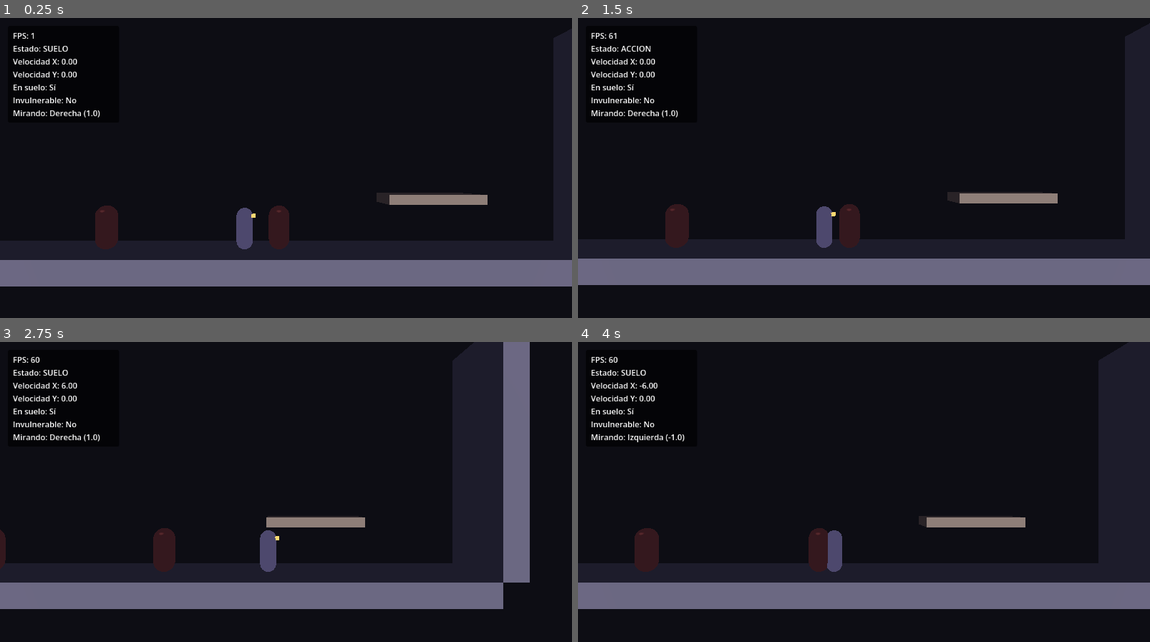
Above: before the commit, frames 1-4 (two rows, left to right).
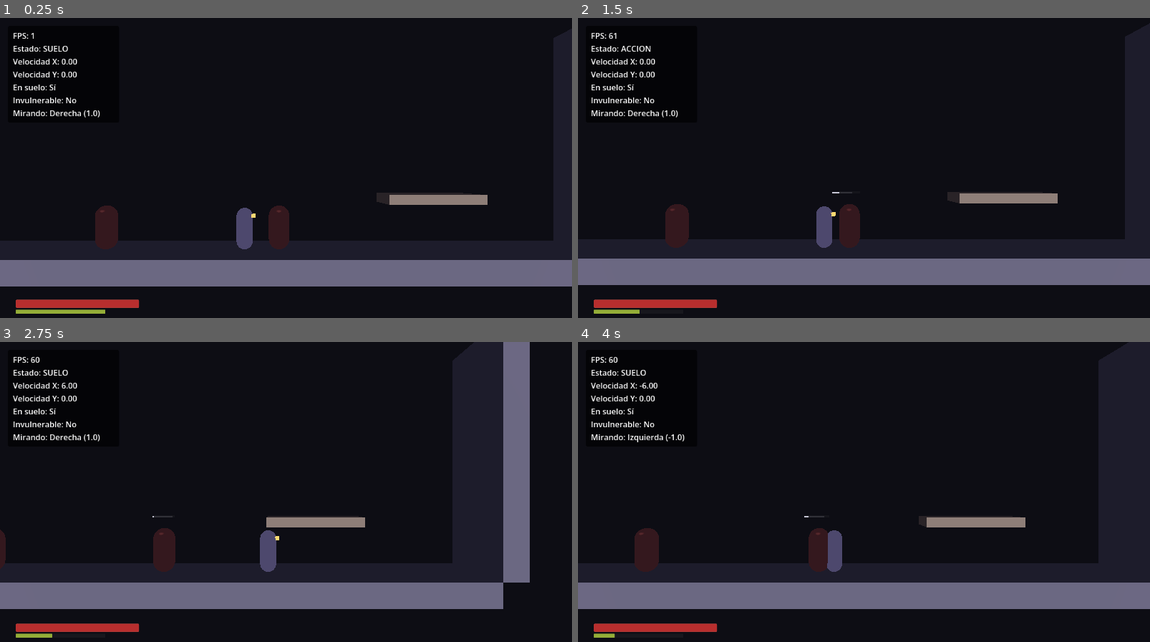
Above: after the commit, the same moments.

Repository: juanjoseorejuela87-cell/UMBRAL-EL-ULTIMO-INTERVALO
Game: Godot game, scene res://scenes/main/main.tscn
The game is run twice, just before and just after one commit, with the same random seed, the same clock (stepped at 60 frames per second) and the same inputs.
Inputs (mouse positions are in pixels of both pictures, inside the frame that each line leads up to):
- Up to frame 1 (0.25 s): no input
- Up to frame 2 (1.5 s): move the mouse to (989, 162) at 0.52 s; hold D (mover_derecha) 0.53-1.28 s; tap J (atacar_ligero) at 0.6 s; click (989, 162) at 0.67 s; tap Space (saltar) at 0.77 s; move the mouse to (749, 195) at 1.27 s; hold S (mover_abajo) from 1.28 s (still down); tap K (atacar_pesado) at 1.35 s
- Up to frame 3 (2.75 s): tap Space (saltar) at 1.52 s; move the mouse to (343, 432) at 2.02 s; release S (mover_abajo) at 2.03 s; hold D (mover_derecha) from 2.03 s (still down); tap Shift (esquivar) at 2.1 s
- Up to frame 4 (4 s): move the mouse to (835, 567) at 2.77 s; release D (mover_derecha) at 2.78 s; hold W (mover_arriba) 2.78-3.53 s; tap E (interactuar) at 2.85 s; click (835, 567) at 2.92 s; tap Space (saltar) at 3.02, 3.77 s; move the mouse to (1035, 552) at 3.52 s; hold A (mover_izquierda) from 3.53 s (still down); tap L at 3.6 s

The runs differ from the first frame. In frame 1, 0.8% of the frame differs, in the area x 2-25%, y 93-99%; in frame 2, 0.7%; in frame 3, 0.7%; in frame 4, 0.7%.

Commit message:
[antigravity] HUD de juego y barra de postura (TAREA-003)

Diff:
--- a/scenes/enemigos/muneco_practica/muneco_practica.tscn
+++ b/scenes/enemigos/muneco_practica/muneco_practica.tscn
@@ -4,6 +4,7 @@
 [ext_resource type="Script" path="res://scripts/core/combate/componente_vida.gd" id="2_vida"]
 [ext_resource type="Script" path="res://scripts/core/combate/componente_postura.gd" id="3_postura"]
 [ext_resource type="Script" path="res://scripts/core/combate/caja_dano.gd" id="4_caja_dano"]
+[ext_resource type="PackedScene" path="res://scenes/ui/barra_postura/barra_postura.tscn" id="5_barra_postura"]
 
 [sub_resource type="CapsuleShape3D" id="CapsuleShape3D_cuerpo"]
 radius = 0.45
@@ -46,3 +47,5 @@
 [node name="FormaDano" type="CollisionShape3D" parent="CajaDano"]
 transform = Transform3D(1, 0, 0, 0, 1, 0, 0, 0, 1, 0, 0.95, 0)
 shape = SubResource("CapsuleShape3D_cuerpo")
+
+[node name="BarraPostura" parent="." instance=ExtResource("5_barra_postura")]
--- a/scenes/niveles/pruebas/sala_combate.tscn
+++ b/scenes/niveles/pruebas/sala_combate.tscn
@@ -4,6 +4,7 @@
 [ext_resource type="Script" path="res://scenes/camara/camara_lateral.gd" id="2_camara"]
 [ext_resource type="PackedScene" path="res://scenes/ui/depuracion/panel_depuracion.tscn" id="3_panel"]
 [ext_resource type="PackedScene" path="res://scenes/enemigos/muneco_practica/muneco_practica.tscn" id="4_muneco"]
+[ext_resource type="PackedScene" path="res://scenes/ui/hud/hud.tscn" id="5_hud"]
 
 [sub_resource type="StandardMaterial3D" id="Mat_piedra"]
 albedo_color = Color(0.34, 0.33, 0.38, 1)
@@ -70,3 +71,6 @@
 
 [node name="PanelDepuracion" parent="." node_paths=PackedStringArray("objetivo") instance=ExtResource("3_panel")]
 objetivo = NodePath("../Nereth")
+
+[node name="HudJuego" parent="." node_paths=PackedStringArray("objetivo") instance=ExtResource("5_hud")]
+objetivo = NodePath("../Nereth")
--- /dev/null
+++ b/scenes/ui/barra_postura/barra_postura.gd
@@ -0,0 +1,87 @@
+class_name BarraPostura
+extends Node3D
+## Barra de postura flotante (billboard) sobre la cabeza de los enemigos.
+
+const COLOR_NORMAL: Color = Color(0.82, 0.82, 0.88, 0.95)
+const COLOR_RUPTURA: Color = Color(0.98, 0.68, 0.15, 1.0)
+const ANCHO_RELLENO: float = 0.86
+
+@export var postura: ComponentePostura
+
+@onready var _fondo: MeshInstance3D = $Fondo
+@onready var _relleno: MeshInstance3D = $Relleno
+
+var _material_relleno: StandardMaterial3D
+var _tween_parpadeo: Tween
+
+
+func _ready() -> void:
+	var mat_orig: Material = _relleno.get_surface_override_material(0)
+	if mat_orig:
+		_material_relleno = mat_orig.duplicate() as StandardMaterial3D
+		_relleno.set_surface_override_material(0, _material_relleno)
+	else:
+		_material_relleno = StandardMaterial3D.new()
+		_material_relleno.shading_mode = BaseMaterial3D.SHADING_MODE_UNSHADED
+		_material_relleno.billboard_mode = BaseMaterial3D.BILLBOARD_ENABLED
+		_material_relleno.transparency = BaseMaterial3D.TRANSPARENCY_ALPHA
+		_material_relleno.albedo_color = COLOR_NORMAL
+		_relleno.set_surface_override_material(0, _material_relleno)
+
+	if not postura and get_parent():
+		postura = get_parent().get_node_or_null("Postura") as ComponentePostura
+
+	if postura:
+		postura.cambiada.connect(_al_cambiar_postura)
+		postura.rota.connect(_al_romper_postura)
+		postura.recuperada.connect(_al_recuperar_postura)
+		_actualizar_visual(postura.actual, postura.maximo)
+	else:
+		visible = false
+
+
+func _al_cambiar_postura(actual: float, maximo: float) -> void:
+	_actualizar_visual(actual, maximo)
+
+
+func _al_romper_postura() -> void:
+	visible = true
+	_detener_parpadeo()
+	_material_relleno.albedo_color = COLOR_RUPTURA
+	_relleno.scale.x = 1.0
+	_relleno.position.x = 0.0
+
+	_tween_parpadeo = create_tween().set_loops()
+	_tween_parpadeo.tween_property(_material_relleno, "albedo_color:a", 0.35, 0.22)
+	_tween_parpadeo.tween_property(_material_relleno, "albedo_color:a", 1.0, 0.22)
+
+
+func _al_recuperar_postura() -> void:
+	_detener_parpadeo()
+	_material_relleno.albedo_color = COLOR_NORMAL
+	if postura:
+		_actualizar_visual(postura.actual, postura.maximo)
+	else:
+		visible = false
+
+
+func _actualizar_visual(actual: float, maximo: float) -> void:
+	var en_ruptura: bool = postura != null and postura.en_ruptura
+	if actual <= 0.0 and not en_ruptura:
+		visible = false
+		return
+
+	visible = true
+	if not en_ruptura:
+		_detener_parpadeo()
+		_material_relleno.albedo_color = COLOR_NORMAL
+		var ratio: float = clampf(actual / maximo, 0.0, 1.0) if maximo > 0.0 else 0.0
+		_relleno.scale.x = ratio
+		_relleno.position.x = -ANCHO_RELLENO * 0.5 * (1.0 - ratio)
+
+
+func _detener_parpadeo() -> void:
+	if _tween_parpadeo and _tween_parpadeo.is_valid():
+		_tween_parpadeo.kill()
+	if _material_relleno:
+		_material_relleno.albedo_color.a = 1.0
--- /dev/null
+++ b/scenes/ui/barra_postura/barra_postura.tscn
@@ -0,0 +1,34 @@
+[gd_scene format=3]
+
+[ext_resource type="Script" path="res://scenes/ui/barra_postura/barra_postura.gd" id="1_script"]
+
+[sub_resource type="QuadMesh" id="QuadMesh_fondo"]
+size = Vector2(0.9, 0.08)
+
+[sub_resource type="StandardMaterial3D" id="Mat_fondo"]
+transparency = 1
+shading_mode = 0
+albedo_color = Color(0.1, 0.1, 0.12, 0.85)
+billboard_mode = 1
+
+[sub_resource type="QuadMesh" id="QuadMesh_relleno"]
+size = Vector2(0.86, 0.05)
+
+[sub_resource type="StandardMaterial3D" id="Mat_relleno"]
+transparency = 1
+shading_mode = 0
+albedo_color = Color(0.82, 0.82, 0.88, 0.95)
+billboard_mode = 1
+
+[node name="BarraPostura" type="Node3D"]
+transform = Transform3D(1, 0, 0, 0, 1, 0, 0, 0, 1, 0, 2.4, 0)
+script = ExtResource("1_script")
+
+[node name="Fondo" type="MeshInstance3D" parent="."]
+mesh = SubResource("QuadMesh_fondo")
+surface_material_override/0 = SubResource("Mat_fondo")
+
+[node name="Relleno" type="MeshInstance3D" parent="."]
+transform = Transform3D(1, 0, 0, 0, 1, 0, 0, 0, 1, 0, 0, 0.005)
+mesh = SubResource("QuadMesh_relleno")
+surface_material_override/0 = SubResource("Mat_relleno")
--- /dev/null
+++ b/scenes/ui/hud/hud.gd
@@ -0,0 +1,72 @@
+class_name HudJuego
+extends CanvasLayer
+## HUD de juego para Nereth: barras de vida, daño reciente y resistencia.
+
+@export var objetivo: Nereth
+
+@onready var _barra_vida: ProgressBar = $Margen/ContenedorBarras/FilaVida/BarraVida
+@onready var _barra_dano_reciente: ProgressBar = $Margen/ContenedorBarras/FilaVida/BarraDanoReciente
+@onready var _barra_resistencia: ProgressBar = $Margen/ContenedorBarras/FilaResistencia/BarraResistencia
+@onready var _barra_resonancia: Control = $Margen/ContenedorBarras/BarraResonancia
+
+var _tween_dano: Tween
+var _tween_resistencia: Tween
+
+
+func _ready() -> void:
+	_barra_resonancia.visible = false
+	if not objetivo:
+		return
+	if not objetivo.is_node_ready():
+		await objetivo.ready
+	_conectar_senales()
+	_inicializar_valores()
+
+
+func _conectar_senales() -> void:
+	if objetivo.vida:
+		objetivo.vida.cambiada.connect(_al_cambiar_vida)
+	if objetivo.resistencia:
+		objetivo.resistencia.cambiada.connect(_al_cambiar_resistencia)
+
+
+func _inicializar_valores() -> void:
+	if objetivo.vida:
+		var max_v: float = objetivo.vida.maximo
+		var act_v: float = objetivo.vida.actual
+		_barra_vida.max_value = max_v
+		_barra_vida.value = act_v
+		_barra_dano_reciente.max_value = max_v
+		_barra_dano_reciente.value = act_v
+
+	if objetivo.resistencia:
+		var max_r: float = objetivo.resistencia.maximo
+		var act_r: float = objetivo.resistencia.actual
+		_barra_resistencia.max_value = max_r
+		_barra_resistencia.value = act_r
+
+
+func _al_cambiar_vida(actual: float, maximo: float) -> void:
+	_barra_vida.max_value = maximo
+	_barra_dano_reciente.max_value = maximo
+
+	var hubo_dano: bool = actual < _barra_vida.value
+	_barra_vida.value = actual
+
+	if _tween_dano and _tween_dano.is_valid():
+		_tween_dano.kill()
+
+	if hubo_dano:
+		_tween_dano = create_tween()
+		_tween_dano.tween_interval(0.4)
+		_tween_dano.tween_property(_barra_dano_reciente, "value", actual, 0.35).set_trans(Tween.TRANS_QUAD).set_ease(Tween.EASE_OUT)
+	else:
+		_barra_dano_reciente.value = actual
+
+
+func _al_cambiar_resistencia(actual: float, maximo: float) -> void:
+	_barra_resistencia.max_value = maximo
+	if _tween_resistencia and _tween_resistencia.is_valid():
+		_tween_resistencia.kill()
+	_tween_resistencia = create_tween()
+	_tween_resistencia.tween_property(_barra_resistencia, "value", actual, 0.12).set_trans(Tween.TRANS_QUAD).set_ease(Tween.EASE_OUT)
--- /dev/null
+++ b/scenes/ui/hud/hud.tscn
@@ -0,0 +1,99 @@
+[gd_scene format=3]
+
+[ext_resource type="Script" path="res://scenes/ui/hud/hud.gd" id="1_script"]
+
+[sub_resource type="StyleBoxFlat" id="StyleBoxFlat_fondo_vida"]
+bg_color = Color(0.1, 0.1, 0.12, 0.85)
+corner_radius_top_left = 2
+corner_radius_top_right = 2
+corner_radius_bottom_right = 2
+corner_radius_bottom_left = 2
+
+[sub_resource type="StyleBoxEmpty" id="StyleBoxEmpty_transparente"]
+
+[sub_resource type="StyleBoxFlat" id="StyleBoxFlat_relleno_dano"]
+bg_color = Color(0.85, 0.48, 0.38, 0.9)
+corner_radius_top_left = 2
+corner_radius_top_right = 2
+corner_radius_bottom_right = 2
+corner_radius_bottom_left = 2
+
+[sub_resource type="StyleBoxFlat" id="StyleBoxFlat_relleno_vida"]
+bg_color = Color(0.72, 0.18, 0.18, 1)
+corner_radius_top_left = 2
+corner_radius_top_right = 2
+corner_radius_bottom_right = 2
+corner_radius_bottom_left = 2
+
+[sub_resource type="StyleBoxFlat" id="StyleBoxFlat_fondo_res"]
+bg_color = Color(0.1, 0.1, 0.12, 0.85)
+corner_radius_top_left = 1
+corner_radius_top_right = 1
+corner_radius_bottom_right = 1
+corner_radius_bottom_left = 1
+
+[sub_resource type="StyleBoxFlat" id="StyleBoxFlat_relleno_res"]
+bg_color = Color(0.58, 0.68, 0.22, 1)
+corner_radius_top_left = 1
+corner_radius_top_right = 1
+corner_radius_bottom_right = 1
+corner_radius_bottom_left = 1
+
+[node name="HudJuego" type="CanvasLayer"]
+script = ExtResource("1_script")
+
+[node name="Margen" type="MarginContainer" parent="."]
+anchors_preset = 2
+anchor_top = 1.0
+anchor_bottom = 1.0
+offset_left = 32.0
+offset_top = -80.0
+offset_right = 280.0
+offset_bottom = -28.0
+grow_vertical = 0
+
+[node name="ContenedorBarras" type="VBoxContainer" parent="Margen"]
+layout_mode = 2
+theme_override_constants/separation = 4
+
+[node name="FilaVida" type="MarginContainer" parent="Margen/ContenedorBarras"]
+custom_minimum_size = Vector2(230, 16)
+layout_mode = 2
+
+[node name="BarraDanoReciente" type="ProgressBar" parent="Margen/ContenedorBarras/FilaVida"]
+layout_mode = 2
+size_flags_vertical = 1
+theme_override_styles/background = SubResource("StyleBoxFlat_fondo_vida")
+theme_override_styles/fill = SubResource("StyleBoxFlat_relleno_dano")
+step = 0.1
+value = 100.0
+show_percentage = false
+
+[node name="BarraVida" type="ProgressBar" parent="Margen/ContenedorBarras/FilaVida"]
+layout_mode = 2
+size_flags_vertical = 1
+theme_override_styles/background = SubResource("StyleBoxEmpty_transparente")
+theme_override_styles/fill = SubResource("StyleBoxFlat_relleno_vida")
+step = 0.1
+value = 100.0
+show_percentage = false
+
+[node name="FilaResistencia" type="MarginContainer" parent="Margen/ContenedorBarras"]
+custom_minimum_size = Vector2(180, 8)
+layout_mode = 2
+size_flags_horizontal = 0
+
+[node name="BarraResistencia" type="ProgressBar" parent="Margen/ContenedorBarras/FilaResistencia"]
+layout_mode = 2
+size_flags_vertical = 1
+theme_override_styles/background = SubResource("StyleBoxFlat_fondo_res")
+theme_override_styles/fill = SubResource("StyleBoxFlat_relleno_res")
+step = 0.1
+value = 100.0
+show_percentage = false
+
+[node name="BarraResonancia" type="Control" parent="Margen/ContenedorBarras"]
+visible = false
+custom_minimum_size = Vector2(150, 6)
+layout_mode = 2
+size_flags_horizontal = 0
Not shown, added: scenes/ui/barra_postura/barra_postura.gd.uid
Not shown, added: scenes/ui/hud/hud.gd.uid
Not shown, changed: comunicacion/CANAL.md
Not shown, changed: documentation/tareas/TAREA-003-hud-juego.md
